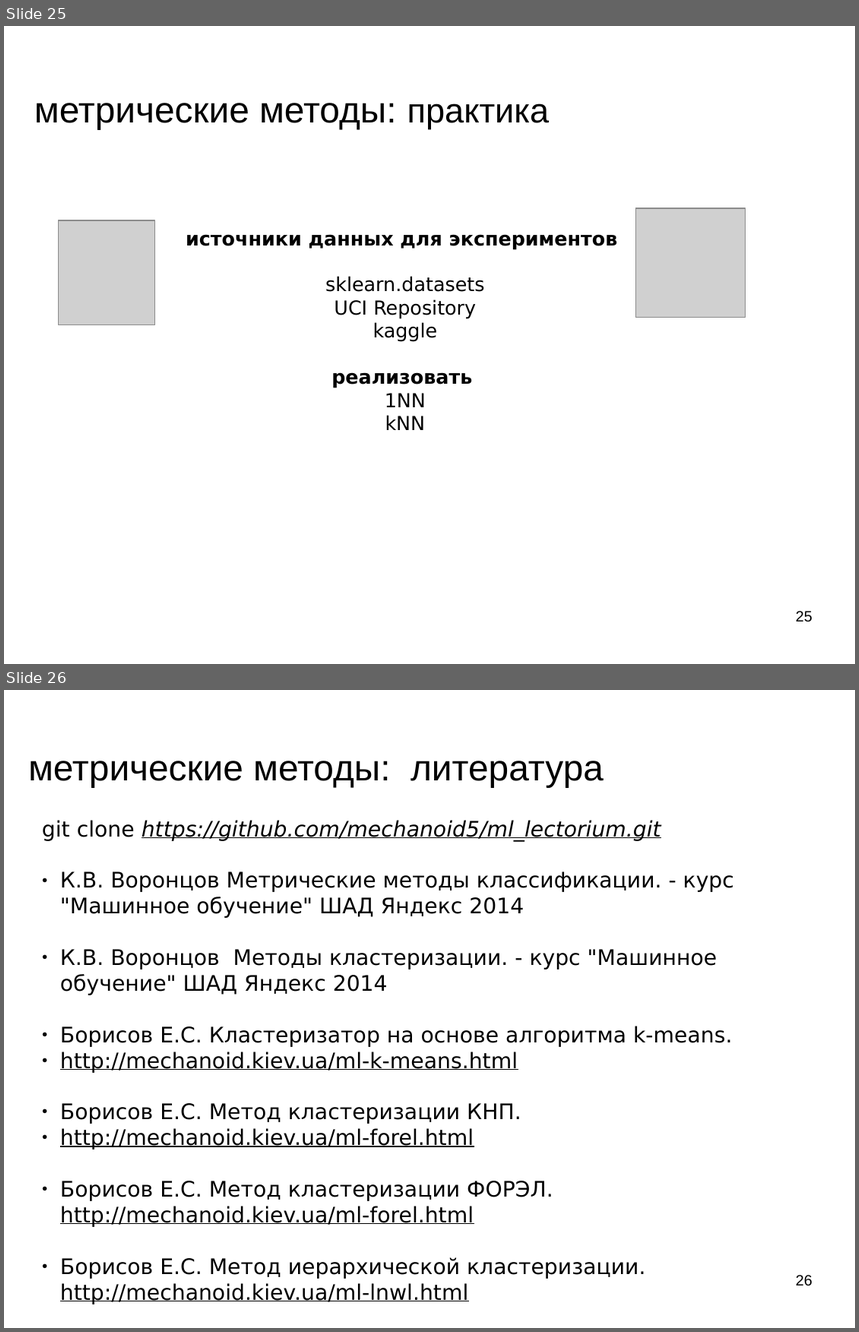
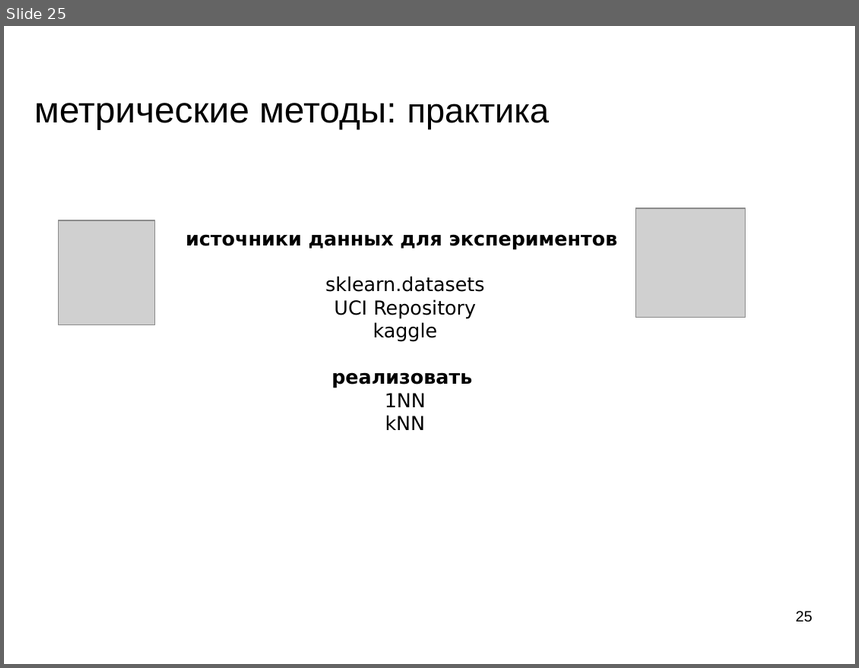
Before and after one commit to mechanoid5/ml_lectorium_legacy, a slide deck: 06-metric.odp. Shown one above the other, each under a label of ours: slides 25 and 26 before the commit, slide 25 after it. The pictures are 859x1332 and 859x668 pixels, drawn with LibreOffice and Linux fonts; fonts in the diff are those of the drawing; grey boxes stand for pictures; background and template pictures are left out. Boxes give left, top, right and bottom in pixels: in the first picture for what was removed or moved away, otherwise in the second. Text is boxed around its words. In the diff, an @@ line names an element or a change of style, - is before the commit and + after.

```diff
--- a/06-metric.odp
+++ b/06-metric.odp
@@ slide 26 removed at [4, 690, 855, 1328], background picture (left out) @@
@@ title removed at [28, 761, 604, 788] @@
-метрические методы: литература
@@ text removed at [42, 820, 734, 1305] @@
-git clone https://github.com/mechanoid5/ml_lectorium.git
-● К.В. Воронцов Метрические методы классификации. - курс "Машинное обучение" ШАД Яндекс 2014
-● К.В. Воронцов Методы кластеризации. - курс "Машинное обучение" ШАД Яндекс 2014
-● Борисов Е.С. Кластеризатор на основе алгоритма k-means.
-● http://mechanoid.kiev.ua/ml-k-means.html
-● Борисов Е.С. Метод кластеризации КНП.
-● http://mechanoid.kiev.ua/ml-forel.html
-● Борисов Е.С. Метод кластеризации ФОРЭЛ. http://mechanoid.kiev.ua/ml-forel.html
-● Борисов Е.С. Метод иерархической кластеризации. http://mechanoid.kiev.ua/ml-lnwl.html
@@ page number removed at [796, 1275, 813, 1287] @@
-26
```
Also in this commit, not shown: 5 slides changed, 2 other files.
